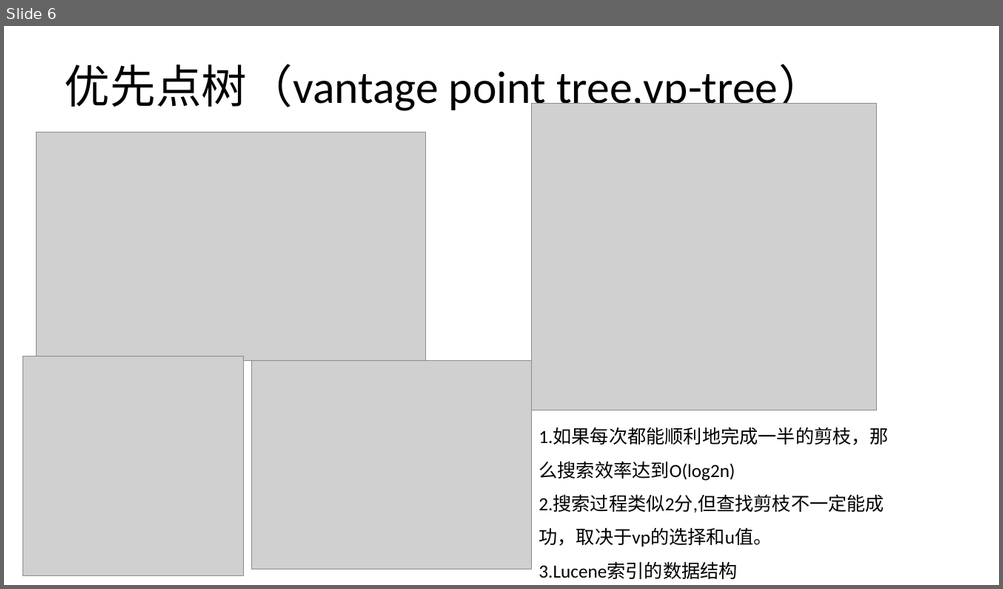
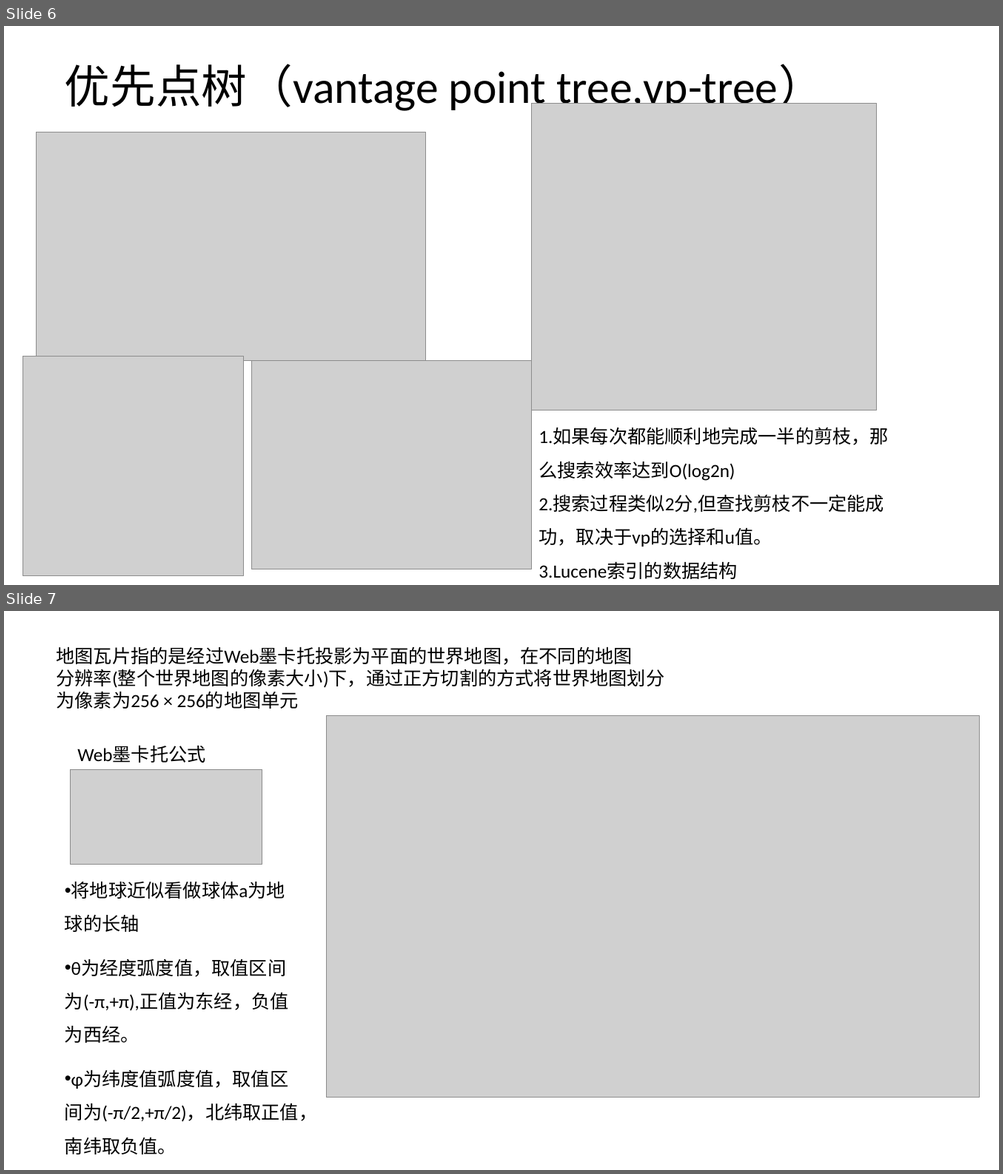
Before and after one commit to hc2013/graduate-article-latex, a slide deck: 地理轨迹相似性分析服务的设计和.pptx. Shown one above the other, each under a label of ours: slide 6 before the commit, slides 6 and 7 after it. The pictures are 1003x589 and 1003x1174 pixels, drawn with LibreOffice and Linux fonts; fonts in the diff are those of the drawing; grey boxes stand for pictures. Boxes give left, top, right and bottom in pixels: in the first picture for what was removed or moved away, otherwise in the second. Text is boxed around its words. In the diff, an @@ line names an element or a change of style, - is before the commit and + after.

```diff
--- a/地理轨迹相似性分析服务的设计和.pptx
+++ b/地理轨迹相似性分析服务的设计和.pptx
@@ slide 7 added at (x1=4, y1=611, x2=999, y2=1170), background #FFFFFF @@
@@ text added at (x1=57, y1=647, x2=665, y2=709), 18 pt, text #000000 @@
+地图瓦片指的是经过Web墨卡托投影为平面的世界地图，在不同的地图
+分辨率(整个世界地图的像素大小)下，通过正方切割的方式将世界地图划分
+为像素为256 × 256的地图单元
@@ picture added at (x1=327, y1=716, x2=980, y2=1098) @@
@@ text added at (x1=77, y1=746, x2=205, y2=763), 18 pt, text #000000 @@
+Web墨卡托公式
@@ picture added at (x1=71, y1=770, x2=262, y2=865) @@
@@ text added at (x1=65, y1=881, x2=317, y2=1155), 18 pt, text #000000 @@
+• 将地球近似看做球体a为地球的长轴
+• θ为经度弧度值，取值区间为(-π,+π),正值为东经，负值为西经。
+• φ为纬度值弧度值，取值区间为(-π/2,+π/2)，北纬取正值，南纬取负值。
```
Also in this commit, not shown: 1 slide changed, 2 other slides added, 1 slide removed, 7 other files.
